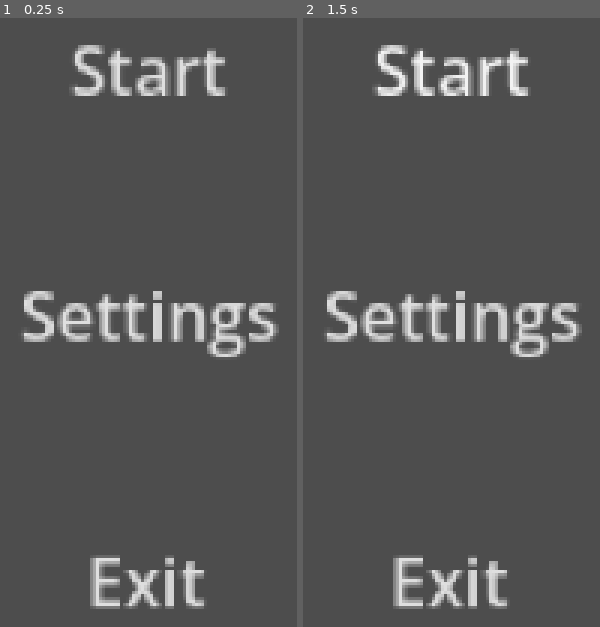
Above: before the commit, frames 1-2 (left to right).
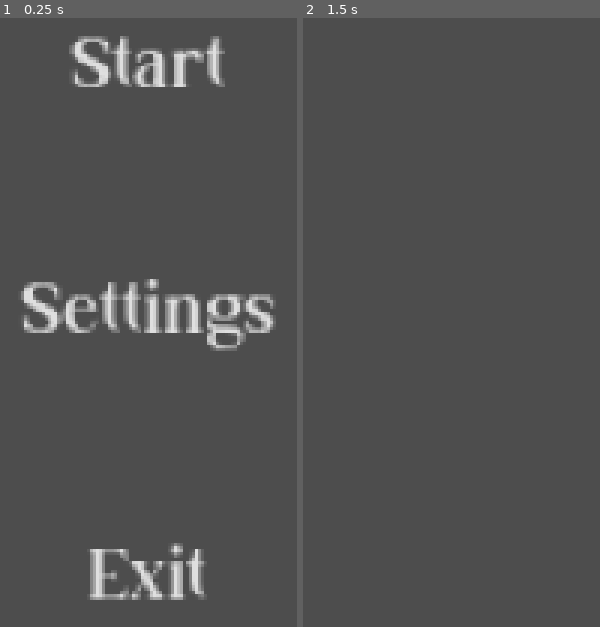
Above: after the commit, the same moments.

Repository: Luf64/Farmonomics
Game: Godot game, scene res://room_0.tscn
The game is run twice, just before and just after one commit, with the same random seed, the same clock (stepped at 60 frames per second) and the same inputs.
Inputs (mouse positions are in pixels of both pictures, inside the frame that each line leads up to):
- Up to frame 1 (0.25 s): no input
- Up to frame 2 (1.5 s): click "Start" at 0.5 s; click (451, 72) at 1.25 s, where only the run before the commit has a clickable "Start"

The runs differ from the first frame. In frame 1, 11% of the frame differs, in the area x 7-94%, y 2-98%; in frame 2, 7.9%.

Commit message:
Font added

Diff:
--- a/room_0.gd
+++ b/room_0.gd
@@ -12,7 +12,7 @@
 
 
 func _on_start_pressed() -> void:
-	get_tree().change_scene_to_file("")
+	get_tree().change_scene_to_file("res://room_1.tscn")
 
 
 func _on_settings_pressed() -> void:
--- a/room_0.tscn
+++ b/room_0.tscn
@@ -1,6 +1,7 @@
 [gd_scene format=3 uid="uid://c3ge72d2jsbe7"]
 
 [ext_resource type="Script" uid="uid://csdvgmyume013" path="res://room_0.gd" id="1_5ywfs"]
+[ext_resource type="FontFile" uid="uid://criy57ycjr1le" path="res://Fonts/agsfnt3.ttf" id="2_jc28f"]
 
 [node name="Room0" type="Node2D" unique_id=2095281744]
 script = ExtResource("1_5ywfs")
@@ -25,6 +26,7 @@
 offset_top = 3.0
 offset_right = 177.0
 offset_bottom = 59.0
+theme_override_fonts/font = ExtResource("2_jc28f")
 text = "Start"
 flat = true
 
@@ -35,6 +37,7 @@
 offset_top = 62.0
 offset_right = 177.0
 offset_bottom = 118.0
+theme_override_fonts/font = ExtResource("2_jc28f")
 text = "Settings"
 flat = true
 
@@ -45,6 +48,7 @@
 offset_top = 126.0
 offset_right = 177.0
 offset_bottom = 182.0
+theme_override_fonts/font = ExtResource("2_jc28f")
 text = "Exit"
 flat = true
 
--- /dev/null
+++ b/room_1.tscn
@@ -0,0 +1,3 @@
+[gd_scene format=3 uid="uid://c4ayvh7nt8183"]
+
+[node name="Room1" type="Node2D" unique_id=1710378233]
Binary file added: Fonts/agsfnt3.ttf
Not shown, added: Fonts/agsfnt3.ttf.import
